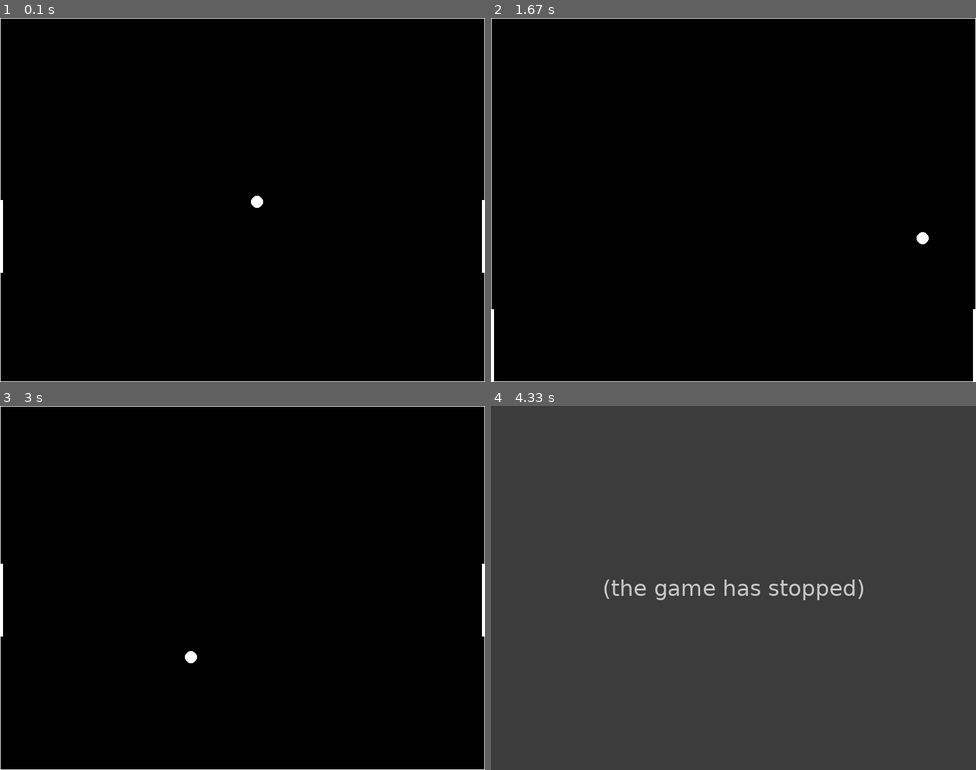
Above: before the commit, frames 1-4 (two rows, left to right).
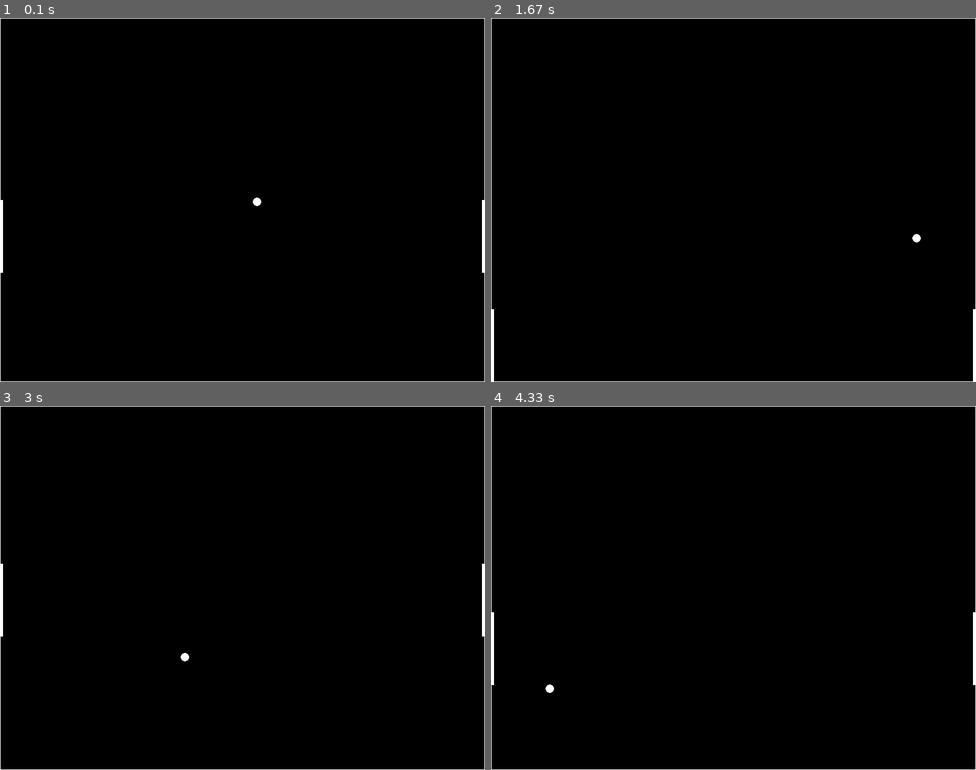
Above: after the commit, the same moments.

Repository: gabriel-r-s/pygame-basic-pong
Game: pygame game, started from draw.py
Two runs of this game, one before a commit and one after it. Both use one fixed random seed, a clock stepped at 60 frames per second and the inputs below.
Inputs:
- Up to frame 1 (0.1 s): no input
- Up to frame 2 (1.67 s): hold Up 0.33-0.8 s; hold Down 0.83-1.13 s; hold S 0.83-1.13 s; hold Down 1.17-1.53 s; hold S 1.17-1.53 s; hold Down from 1.57 s (still down); hold S from 1.57 s (still down)
- Up to frame 3 (3 s): release Down at 1.93 s; release S at 1.93 s; hold Up 1.97-2.27 s; hold W 1.97-2.27 s; hold Down 2.3-2.6 s; hold S 2.3-2.6 s; hold Up from 2.63 s (still down); hold W from 2.63 s (still down)
- Up to frame 4 (4.33 s): release Up at 3 s; release W at 3 s; hold Down 3.03-3.4 s; hold S 3.03-3.4 s; hold Up 3.43-3.73 s; hold W 3.43-3.73 s; hold Down 3.77-4.07 s; hold S 3.77-4.07 s; hold Up from 4.1 s (still down); hold W from 4.1 s (still down)

The runs differ from the first frame. In frame 1, less than 0.1% of the frame differs, in the area x 51-55%, y 48-53%; in frame 2, less than 0.1%; in frame 3, less than 0.1%; in frame 4, 100%, in the area x 0-100%, y 0-100%.
Before the commit the program exited at 4.05 s; later frames show no game.

Commit message:
ball radius

Diff:
--- a/draw.py
+++ b/draw.py
@@ -25,6 +25,7 @@
         ball_pos=[WIDTH / 2, HEIGHT / 2],
         ball_vel=[math.cos(initial_angle), math.sin(initial_angle)],
         ball_speed=5.0,
+        ball_radius=7.0,
         pad_size=HEIGHT / 5,
         pad_speed=10,
     )
@@ -47,7 +48,7 @@
 
         screen.fill((0, 0, 0))
         pg.draw.rect(screen, WHITE, pg.Rect(0, 0, WIDTH, HEIGHT), 1)
-        pg.draw.circle(screen, WHITE, pong.ball_pos, 10)
+        pg.draw.circle(screen, WHITE, pong.ball_pos, pong.ball_radius)
         pg.draw.rect(screen, WHITE, pg.Rect(0, pong.p1_pos, 5, pong.pad_size))
         pg.draw.rect(screen, WHITE, pg.Rect(WIDTH - 5, pong.p2_pos, 5, pong.pad_size))
         pg.display.flip()
--- a/pong.py
+++ b/pong.py
@@ -18,6 +18,7 @@
     ball_pos: list
     ball_vel: list
     ball_speed: float
+    ball_radius: float
     pad_size: float
     pad_speed: float
 
@@ -35,17 +36,20 @@
         self.ball_pos[0] += self.ball_vel[0] * self.ball_speed
         self.ball_pos[1] += self.ball_vel[1] * self.ball_speed
 
-        if not (0.0 <= self.ball_pos[1] <= self.bounds[1]):
+        if not (
+            0.0 <= self.ball_pos[1] - self.ball_radius
+            and self.ball_pos[1] + self.ball_radius <= self.bounds[1]
+        ):
             self.ball_vel[1] = -self.ball_vel[1]
 
-        if self.ball_pos[0] < 0.0:
+        if self.ball_pos[0] - self.ball_radius < 0.0:
             self.ball_vel[0] = -self.ball_vel[0]
             if self.p1_pos <= self.ball_pos[1] <= (self.p1_pos + self.pad_size):
                 return StepCondition.Player1Hit
             else:
                 return StepCondition.Player2Win
 
-        if self.ball_pos[0] > self.bounds[0]:
+        if self.ball_pos[0] + self.ball_radius > self.bounds[0]:
             self.ball_vel[0] = -self.ball_vel[0]
             if self.p2_pos <= self.ball_pos[1] <= (self.p2_pos + self.pad_size):
                 return StepCondition.Player2Hit
